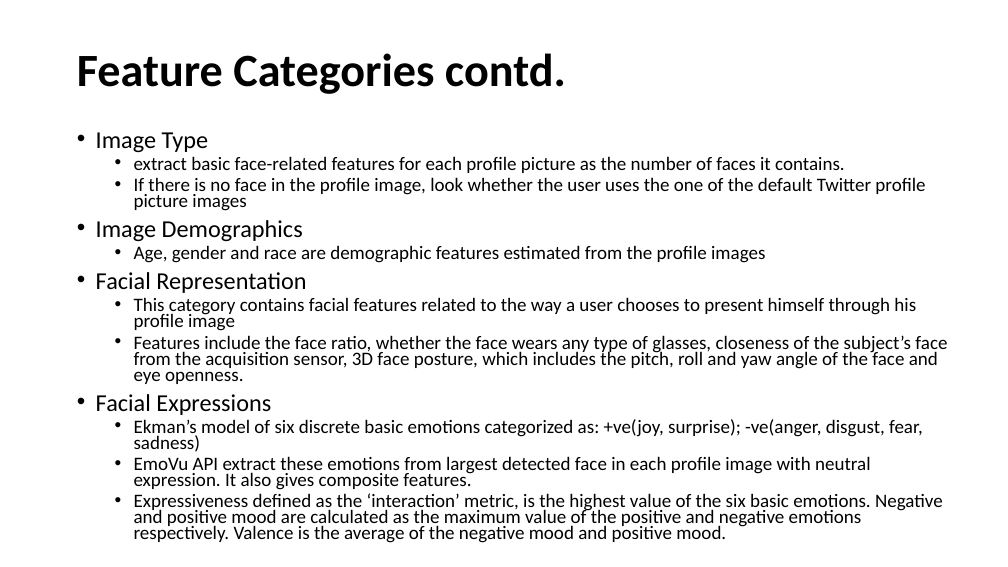
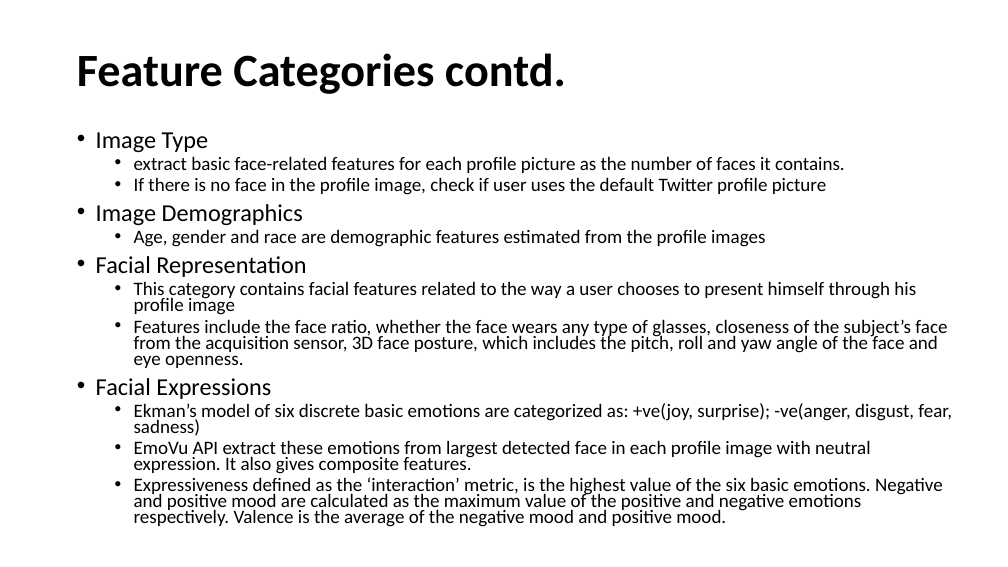
Before and after one commit to Sandhya-Bairi/USU-Assignments-and-Projects, a slide deck: slide 16 of CS 6675 - Advance Data Science/Practicum/Presentation.pptx. Drawn at 1008x567 pixels with LibreOffice and Linux fonts; fonts in the diff are those of the drawing. Boxes give left, top, right and bottom in pixels: in the first picture for what was removed or moved away, otherwise in the second. Text is boxed around its words. In the diff, an @@ line names an element or a change of style, - is before the commit and + after.

Commit message:
Presentation updated

```diff
--- a/CS 6675 - Advance Data Science/Practicum/Presentation.pptx
+++ b/CS 6675 - Advance Data Science/Practicum/Presentation.pptx
@@ text at [134, 177, 827, 195]: text changed @@
-  • If there is no face in the profile image, look whether the user uses the one of the default Twitter profile picture images
+  • If there is no face in the profile image, check if user uses the default Twitter profile picture
@@ text at [134, 403, 952, 436]: text changed @@
-  • Ekman’s model of six discrete basic emotions categorized as: +ve(joy, surprise); -ve(anger, disgust, fear, sadness)
+  • Ekman’s model of six discrete basic emotions are categorized as: +ve(joy, surprise); -ve(anger, disgust, fear, sadness)
```
Also in this commit, not shown: 3 other slides changed.
